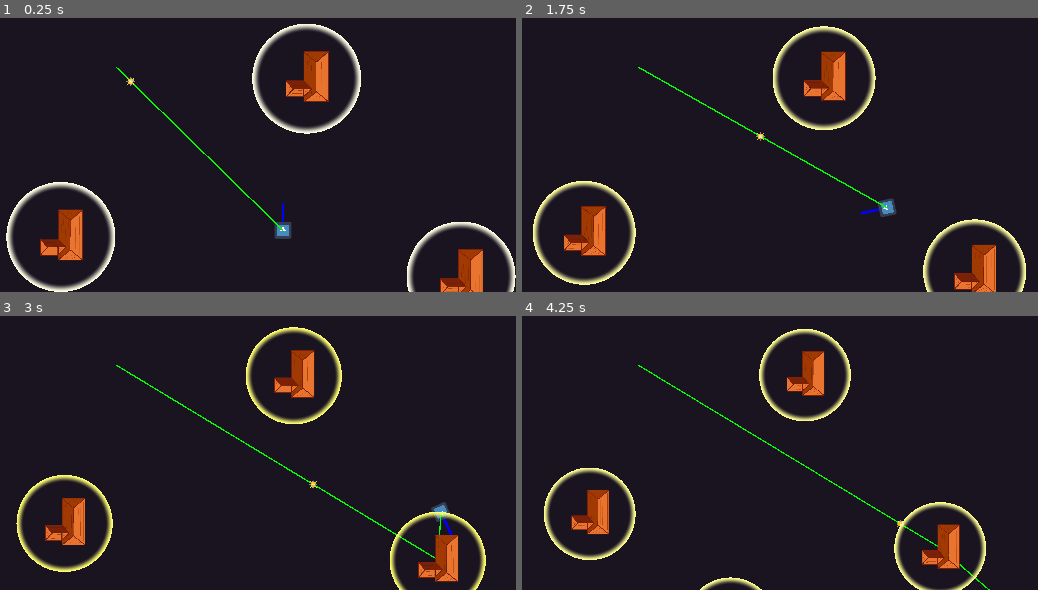
Above: before the commit, frames 1-4 (two rows, left to right).
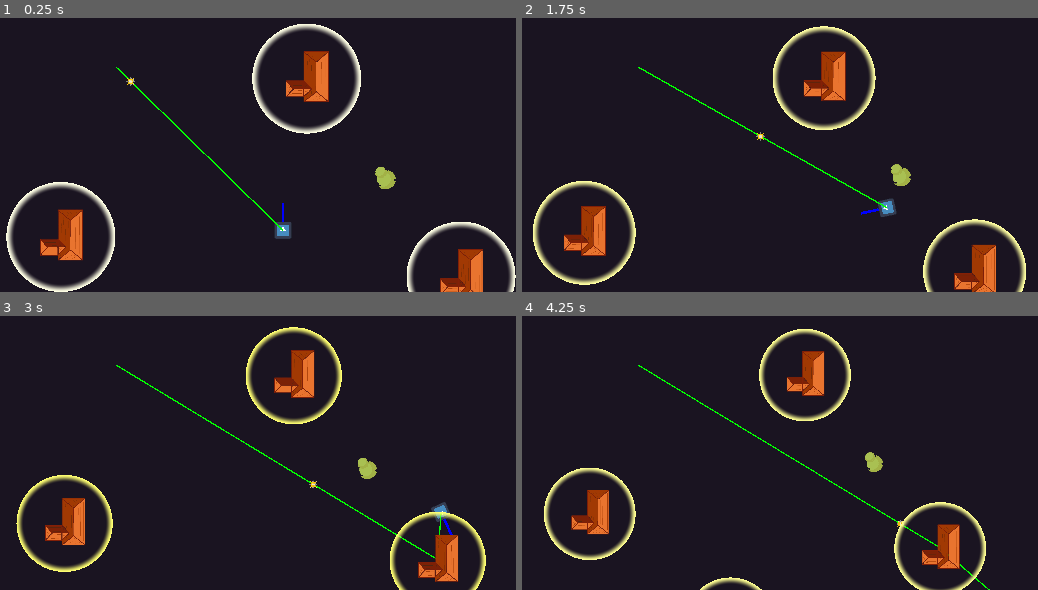
Above: after the commit, the same moments.

Repository: SpyrexDE/BzzBzz
Game: Godot game, scene res://levels/testlvl1.tscn
The game is run twice, just before and just after one commit, with the same random seed, the same clock (stepped at 60 frames per second) and the same inputs. The engine's default icon, where the game draws it, is replaced by a stand-in: a white triangle on a blue panel in a dark square.
Inputs:
- Up to frame 1 (0.25 s): no input
- Up to frame 2 (1.75 s): hold D (steer_right) 0.53-1.28 s; hold S (go_backward) from 1.28 s (still down)
- Up to frame 3 (3 s): release S (go_backward) at 2.03 s; hold D (steer_right) 2.03-2.78 s; hold W (go_forward) from 2.78 s (still down)
- Up to frame 4 (4.25 s): release W (go_forward) at 3.53 s; hold A (steer_left) from 3.53 s (still down)

The runs differ from the first frame. In frame 1, 0.2% of the frame differs, in the area x 72-77%, y 54-63%; in frame 2, 0.2%; in frame 3, 0.2%; in frame 4, 0.2%.

Commit message:
add game over by bush

Diff:
--- a/levels/testlvl1.tscn
+++ b/levels/testlvl1.tscn
@@ -1,10 +1,11 @@
-[gd_scene load_steps=6 format=3 uid="uid://dahxw88ts6t6k"]
+[gd_scene load_steps=7 format=3 uid="uid://dahxw88ts6t6k"]
 
 [ext_resource type="PackedScene" uid="uid://b1gg5e8kp4384" path="res://robot/robot.tscn" id="1_vcimh"]
 [ext_resource type="Script" path="res://levels/level.gd" id="1_ysstf"]
 [ext_resource type="PackedScene" uid="uid://cswjddao7c7gd" path="res://props/haus.tscn" id="2_qns4n"]
 [ext_resource type="PackedScene" uid="uid://desc5w62oyqfi" path="res://props/connector/connector.tscn" id="3_pgg6y"]
 [ext_resource type="PackedScene" uid="uid://vqts8ef4u5h5" path="res://props/zap/zap.tscn" id="5_s8uj7"]
+[ext_resource type="PackedScene" uid="uid://d06k0iiax55p6" path="res://props/Busch/busch.tscn" id="6_t3kf8"]
 
 [node name="Testlvl1" type="Node2D" node_paths=PackedStringArray("midpoint")]
 script = ExtResource("1_ysstf")
@@ -33,3 +34,6 @@
 
 [node name="Haus4" parent="." instance=ExtResource("2_qns4n")]
 position = Vector2(772, 2147)
+
+[node name="busch" parent="." instance=ExtResource("6_t3kf8")]
+position = Vector2(1963, 815)
--- /dev/null
+++ b/props/Busch/busch.gd
@@ -0,0 +1,7 @@
+extends StaticBody2D
+class_name Busch
+
+func _on_area_2d_area_entered(area: Area2D):
+	var zap = area.get_parent()
+	if zap is Zap:
+		zap.kill()
--- a/props/Busch/busch.tscn
+++ b/props/Busch/busch.tscn
@@ -1,10 +1,12 @@
-[gd_scene load_steps=2 format=3 uid="uid://d06k0iiax55p6"]
+[gd_scene load_steps=3 format=3 uid="uid://d06k0iiax55p6"]
 
 [ext_resource type="Texture2D" uid="uid://ckhe0tyb6qfc1" path="res://busch.png" id="1_c8gf7"]
+[ext_resource type="Script" path="res://props/Busch/busch.gd" id="1_q7iwh"]
 
 [node name="busch" type="StaticBody2D"]
-collision_layer = 0
-collision_mask = 0
+collision_layer = 2
+collision_mask = 2
+script = ExtResource("1_q7iwh")
 
 [node name="CollisionShape2D" type="CollisionPolygon2D" parent="."]
 position = Vector2(-1, 10.4063)
@@ -14,8 +16,12 @@
 texture = ExtResource("1_c8gf7")
 
 [node name="Area2D" type="Area2D" parent="."]
-collision_layer = 0
+position = Vector2(-2, 3)
+collision_layer = 2
+collision_mask = 2
 
 [node name="CollisionShape2D2" type="CollisionPolygon2D" parent="Area2D"]
 position = Vector2(-1, 10.4063)
 polygon = PackedVector2Array(-70, -31.4063, -80, -66.4063, -62, -92.4063, -37, -103.406, -15, -100.406, 5, -84.4063, 19, -75.4063, 58, -56.4063, 73, -32.4063, 78, -13.4063, 77, 9.5937, 57, 43.5937, 13, 66.5937, -30, 64.5937, -52, 43.5937, -63, 5.5937, -62, -20.4063)
+
+[connection signal="area_entered" from="Area2D" to="." method="_on_area_2d_area_entered"]
--- a/props/zap/zap.gd
+++ b/props/zap/zap.gd
@@ -1,4 +1,6 @@
 extends Node2D
+
+class_name Zap
 
 @export var speed: float
 var connector: Connector
--- a/props/zap/zap.tscn
+++ b/props/zap/zap.tscn
@@ -14,6 +14,8 @@
 texture = ExtResource("1_mnera")
 
 [node name="Area2D" type="Area2D" parent="."]
+collision_layer = 2
+collision_mask = 2
 
 [node name="CollisionShape2D" type="CollisionShape2D" parent="Area2D"]
 shape = SubResource("CircleShape2D_6yvlq")
Not shown: 1 places in levels/testlvl3.tscn that only renumber resources
Not shown: 1 places in tileset.tres that only renumber resources
